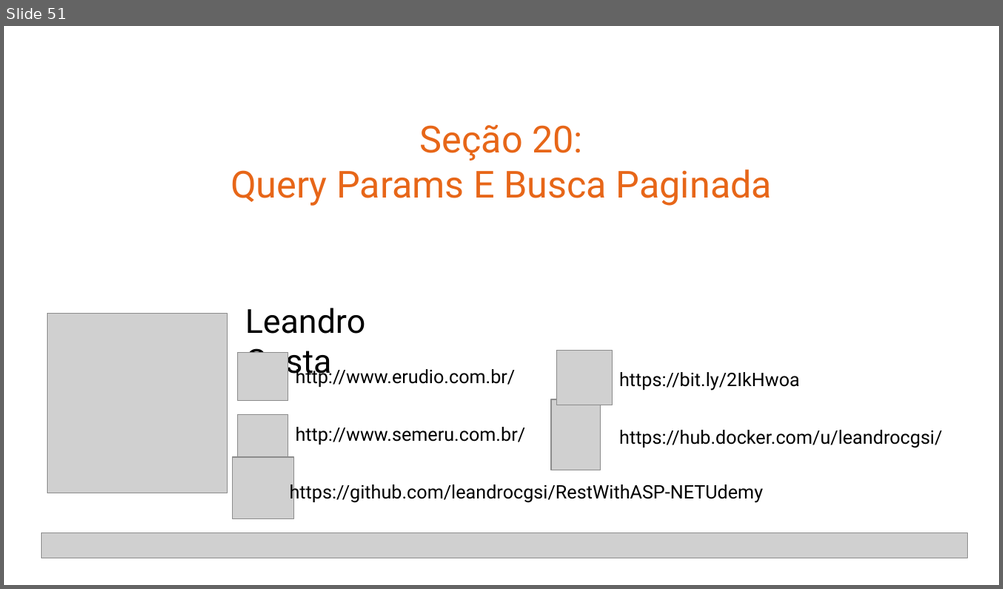
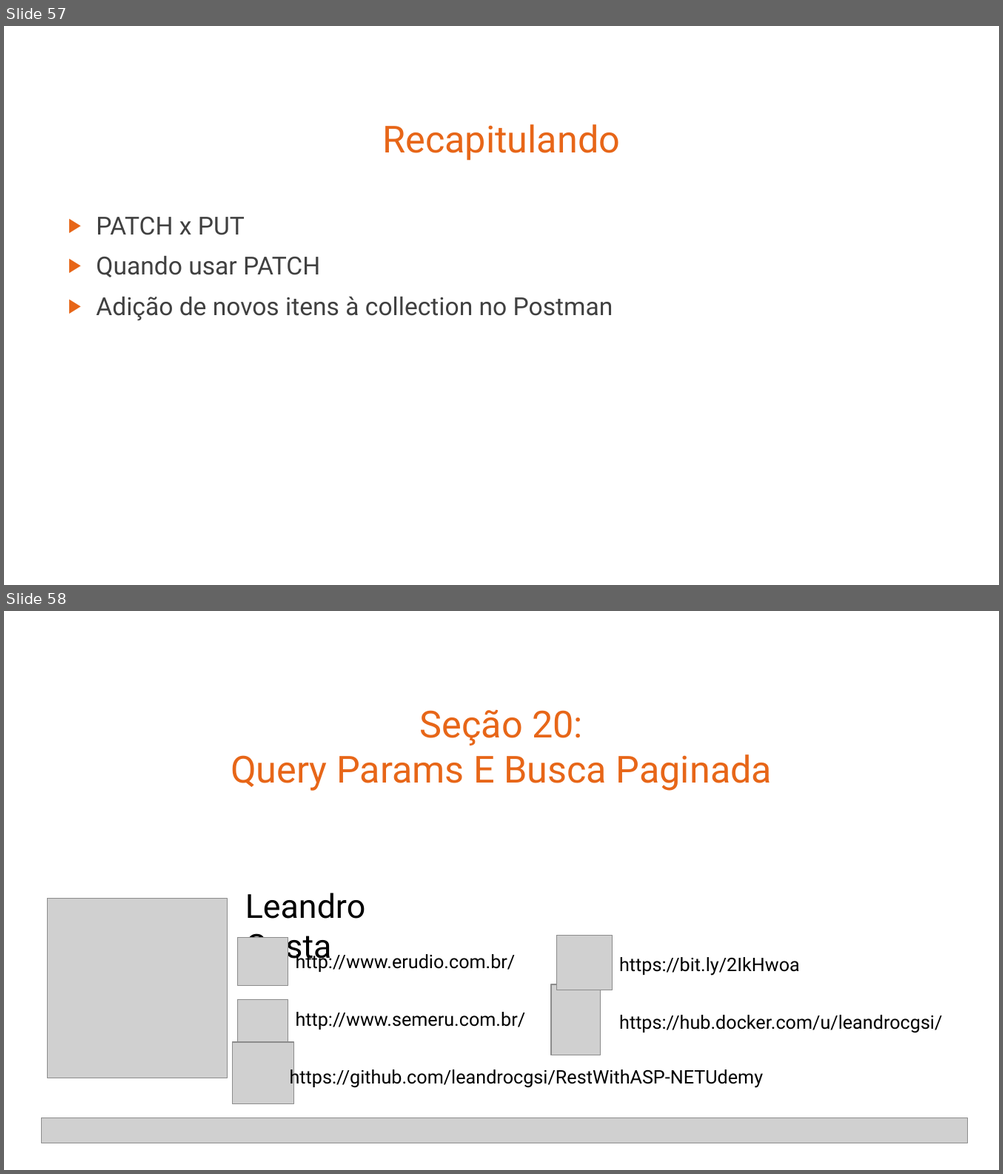
Before and after one commit to leandrocgsi/RestWithASP-NETUdemy, a slide deck: Documents/Building Modern RESTFul API's With ASP.NET Core - Architectural Overview.pptx. Shown one above the other, each under a label of ours: slide 51 before the commit, slides 57 and 58 after it. The pictures are 1003x589 and 1003x1174 pixels, drawn with LibreOffice and Linux fonts; fonts in the diff are those of the drawing; grey boxes stand for pictures. Boxes give left, top, right and bottom in pixels: in the first picture for what was removed or moved away, otherwise in the second. Text is boxed around its words. In the diff, an @@ line names an element or a change of style, - is before the commit and + after.

```diff
--- a/Documents/Building Modern RESTFul API's With ASP.NET Core - Architectural Overview.pptx
+++ b/Documents/Building Modern RESTFul API's With ASP.NET Core - Architectural Overview.pptx
@@ slide 57 added at box(4, 26, 999, 585), background #FFFFFF @@
@@ title added at box(382, 124, 620, 161), 36 pt, text #E76618 @@
+Recapitulando
@@ text added at box(96, 217, 613, 321), 24 pt, text #404040 @@
+▶ PATCH x PUT
+▶ Quando usar PATCH
+▶ Adição de novos itens à collection no Postman
@@ what was slide 51 is now slide 58 @@
```
Also in this commit, not shown: 3 slides changed, 11 other slides added, 3 slides removed.
